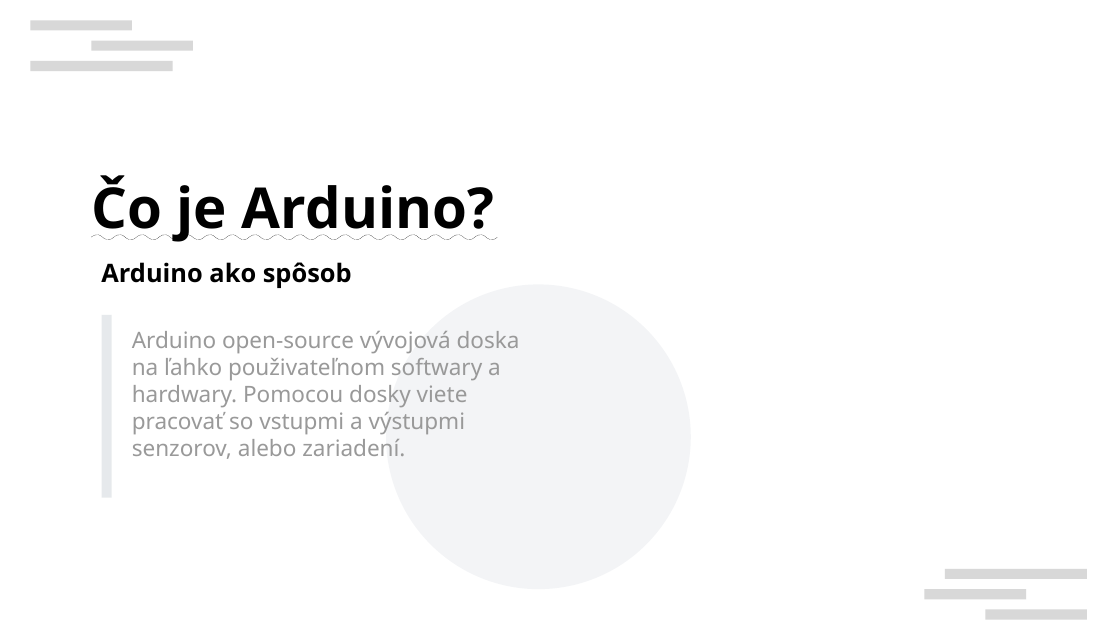
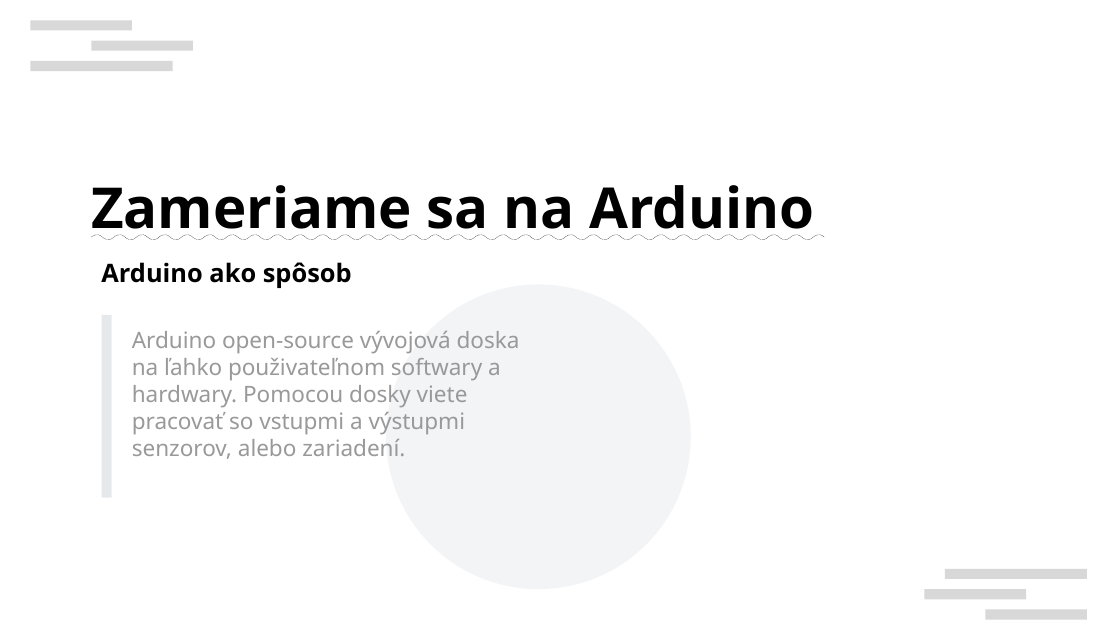
Before and after one commit to ZekoSNB/School, a slide deck: slide 11 of presenting/prezentacia_prednaska.odp (slide 5 before the commit). Drawn at 1120x630 pixels with LibreOffice and Linux fonts; fonts in the diff are those of the drawing; background and template pictures are left out. Boxes give left, top, right and bottom in pixels: in the first picture for what was removed or moved away, otherwise in the second. Text is boxed around its words. In the diff, an @@ line names an element or a change of style, - is before the commit and + after.

```diff
--- a/presenting/prezentacia_prednaska.odp
+++ b/presenting/prezentacia_prednaska.odp
@@ text removed at (91, 175, 494, 242) @@
-Čo je Arduino?
@@ text added at (91, 185, 814, 240), 40 pt, text #000000, bold, underline @@
+Zameriame sa na Arduino
```
Also in this commit, not shown: 1 other slide changed, 3 slides added, 2 other files.
